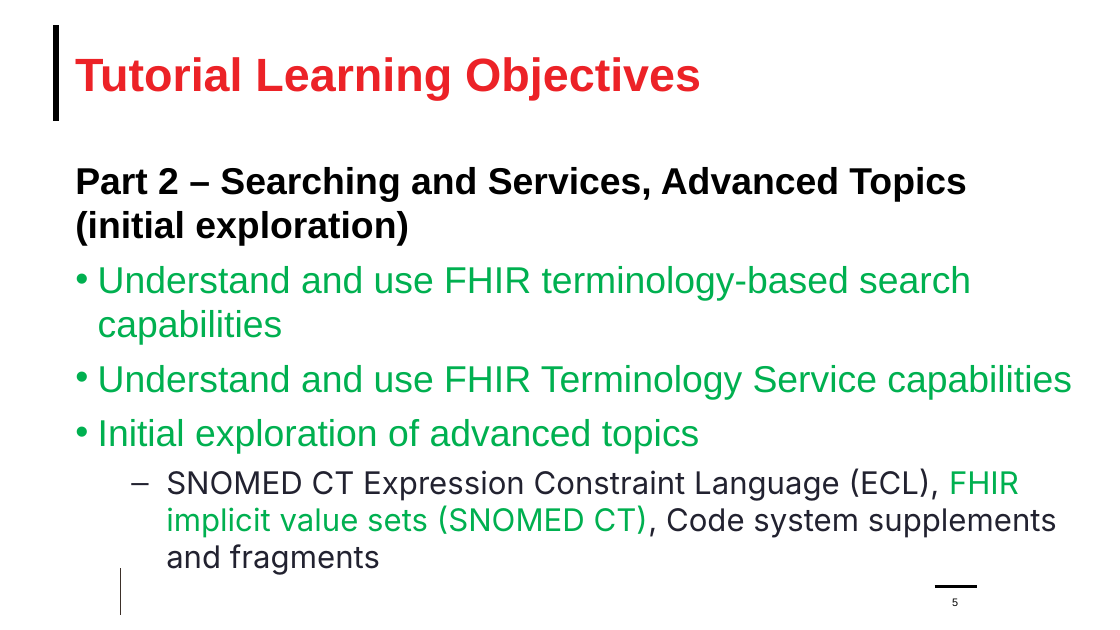
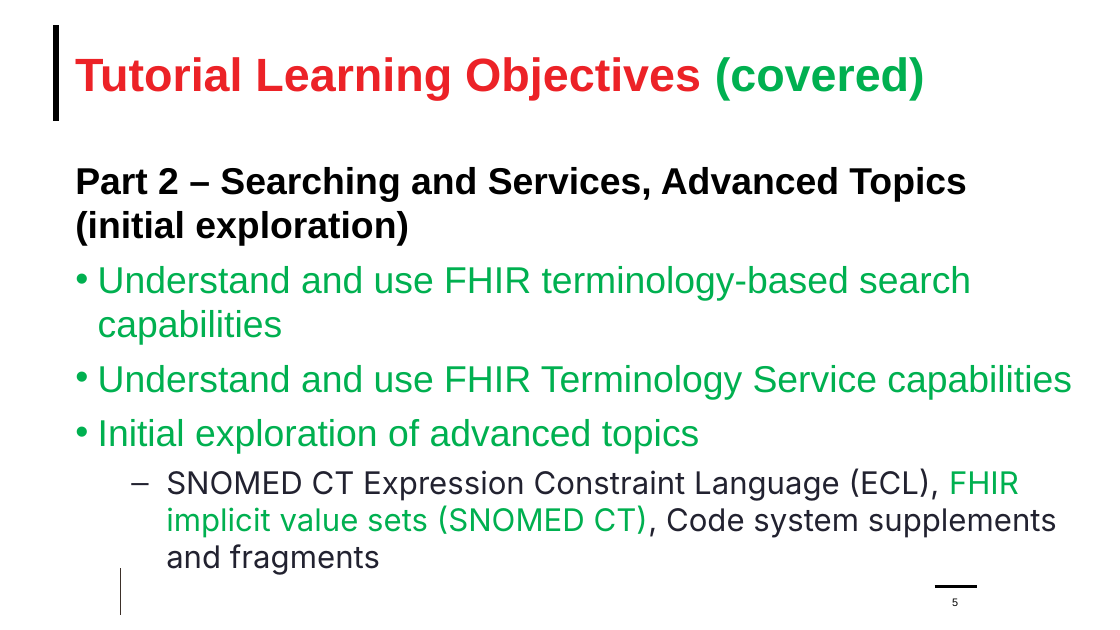
Before and after one commit to FHIR/documents, a slide deck: slide 5 of presentations/2024-04 Webinars/FHIR-Terminology-Part-3-2024-04-25.pptx. Drawn at 1120x630 pixels with LibreOffice and Linux fonts; fonts in the diff are those of the drawing; background and template pictures are left out. Boxes give left, top, right and bottom in pixels: in the first picture for what was removed or moved away, otherwise in the second. Text is boxed around its words. In the diff, an @@ line names an element or a change of style, - is before the commit and + after.

```diff
--- a/presentations/2024-04 Webinars/FHIR-Terminology-Part-3-2024-04-25.pptx
+++ b/presentations/2024-04 Webinars/FHIR-Terminology-Part-3-2024-04-25.pptx
@@ title at (75,57,925,101): text changed @@
-Tutorial Learning Objectives
+Tutorial Learning Objectives (covered)
```
Also in this commit, not shown: 2 other slides changed.
